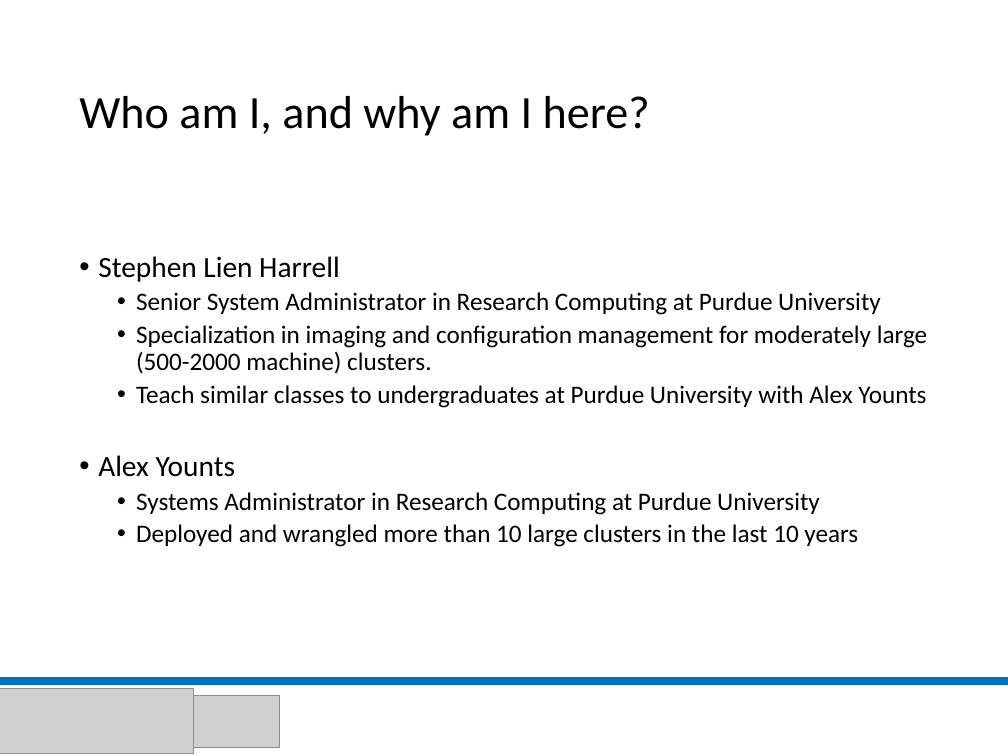
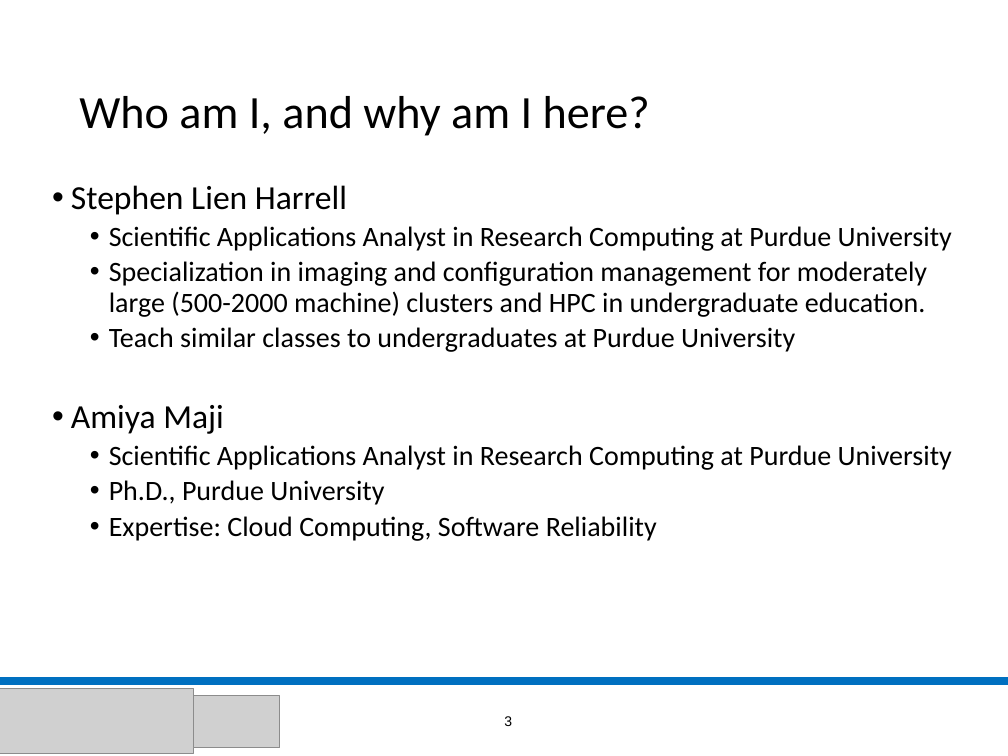
Before and after one commit to stephenlienharrell/build-a-cluster-presentation, a slide deck: slide 3 of Build-A-Cluster.pptx. Drawn at 1008x756 pixels with LibreOffice and Linux fonts; fonts in the diff are those of the drawing; grey boxes stand for pictures; background and template pictures are left out. Boxes give left, top, right and bottom in pixels: in the first picture for what was removed or moved away, otherwise in the second. Text is boxed around its words. In the diff, an @@ line names an element or a change of style, - is before the commit and + after.

```diff
--- a/Build-A-Cluster.pptx
+++ b/Build-A-Cluster.pptx
@@ text "Stephen Lien Harrell": place and size @@
-text "Stephen Lien Harrell" at box(98, 256, 927, 547)
+text "Stephen Lien Harrell" at box(71, 185, 952, 541)
@@ text at box(71, 185, 347, 215): size 21 to 24 pt in "Stephen Lien Harrell" @@
@@ text at box(71, 226, 952, 541): text changed; size 18 to 20 pt @@
-  • Senior System Administrator in Research Computing at Purdue University
-  • Specialization in imaging and configuration management for moderately large (500-2000 machine) clusters.
-  • Teach similar classes to undergraduates at Purdue University with Alex Younts
-• Alex Younts
-  • Systems Administrator in Research Computing at Purdue University
-  • Deployed and wrangled more than 10 large clusters in the last 10 years
+  • Scientific Applications Analyst in Research Computing at Purdue University
+  • Specialization in imaging and configuration management for moderately large (500-2000 machine) clusters and HPC in undergraduate education.
+  • Teach similar classes to undergraduates at Purdue University
+• Amiya Maji
+  • Scientific Applications Analyst in Research Computing at Purdue University
+  • Ph.D., Purdue University
+  • Expertise: Cloud Computing, Software Reliability
@@ page number added at box(504, 716, 512, 726), 10 pt, text #000000 @@
+3
```
Also in this commit, not shown: 40 other slides changed, 23 slides added, 7 slides removed, 28 other files.
